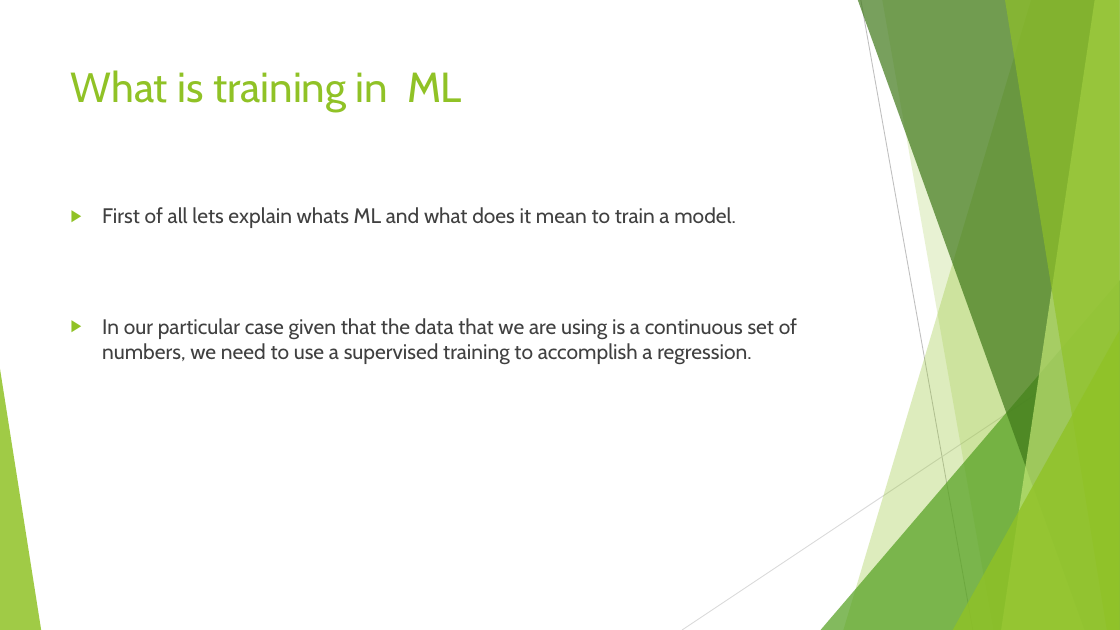
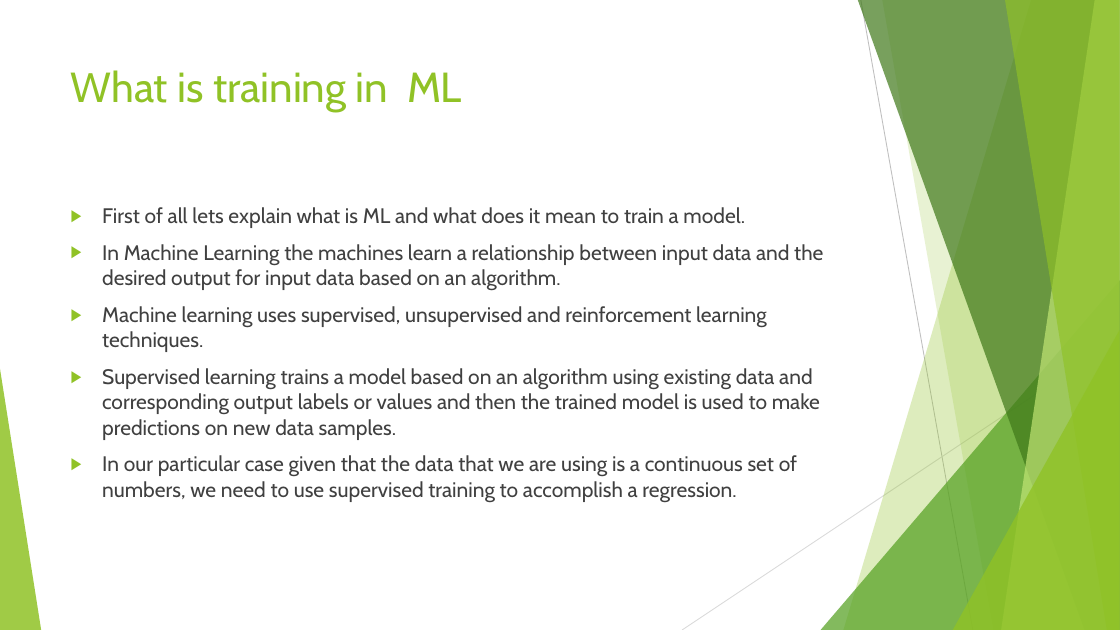
Before and after one commit to drummersoul/Cryptocurrency-Price-Prediction, a slide deck: slide 8 of Power Point Presentations/Presentation Week 3 Group D.pptx. Drawn at 1120x630 pixels with LibreOffice and Linux fonts; fonts in the diff are those of the drawing. Boxes give left, top, right and bottom in pixels: in the first picture for what was removed or moved away, otherwise in the second. Text is boxed around its words. In the diff, an @@ line names an element or a change of style, - is before the commit and + after.

Commit message:
changes made to the presentation slides

```diff
--- a/Power Point Presentations/Presentation Week 3 Group D.pptx
+++ b/Power Point Presentations/Presentation Week 3 Group D.pptx
@@ text at (102,207,823,502): text changed @@
-▶ First of all lets explain whats ML and what does it mean to train a model.
-▶ In our particular case given that the data that we are using is a continuous set of numbers, we need to use a supervised training to accomplish a regression.
+▶ First of all lets explain what is ML and what does it mean to train a model.
+▶ In Machine Learning the machines learn a relationship between input data and the desired output for input data based on an algorithm.
+▶ Machine learning uses supervised, unsupervised and reinforcement learning techniques.
+▶ Supervised learning trains a model based on an algorithm using existing data and corresponding output labels or values and then the trained model is used to make predictions on new data samples.
+▶ In our particular case given that the data that we are using is a continuous set of numbers, we need to use supervised training to accomplish a regression.
```
Also in this commit, not shown: 1 other slide changed.
